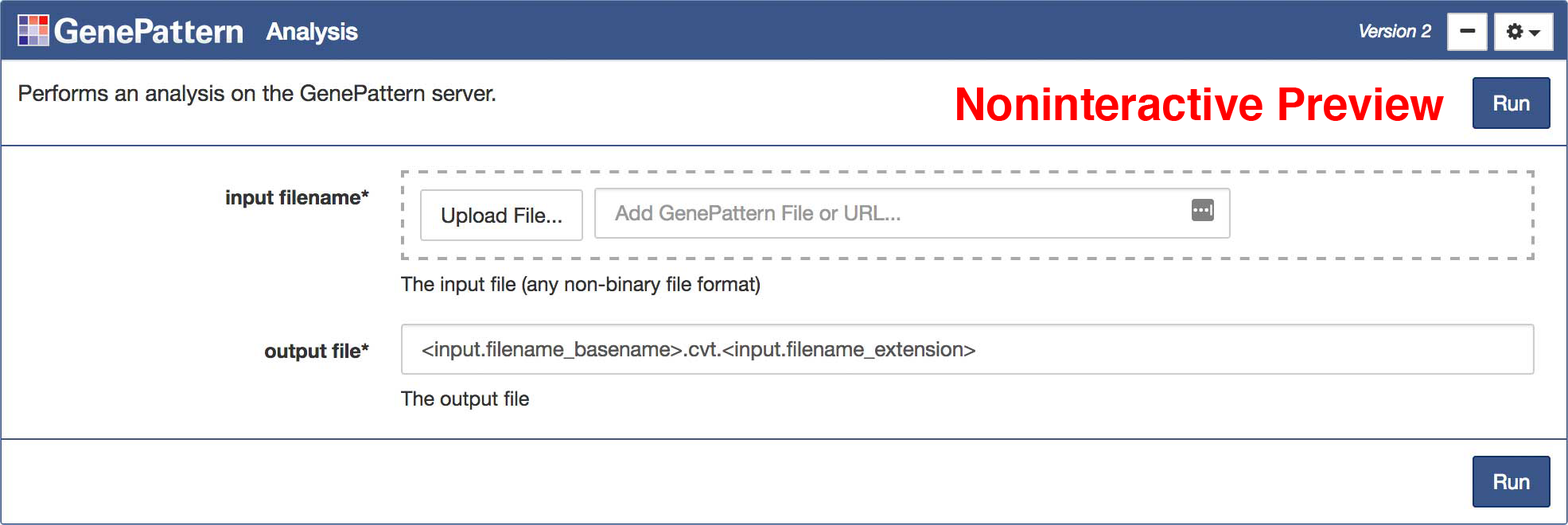
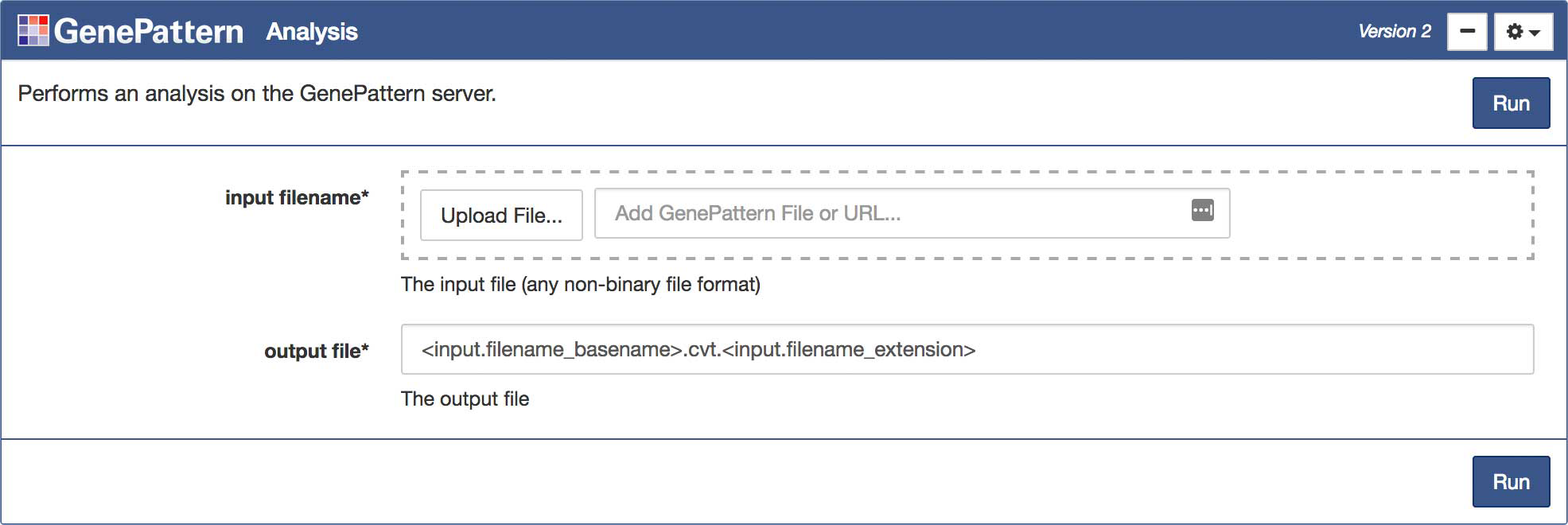
Layer changes from the first w=1568, h=525 image to the second:
hid "Layer 1" over [957,87,1444,121]
